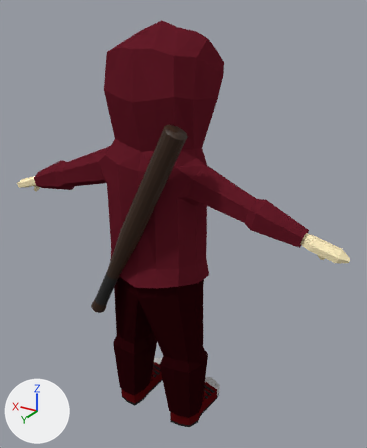
A saved change to the Blender file Characters/Character/Boy_Red.blend.
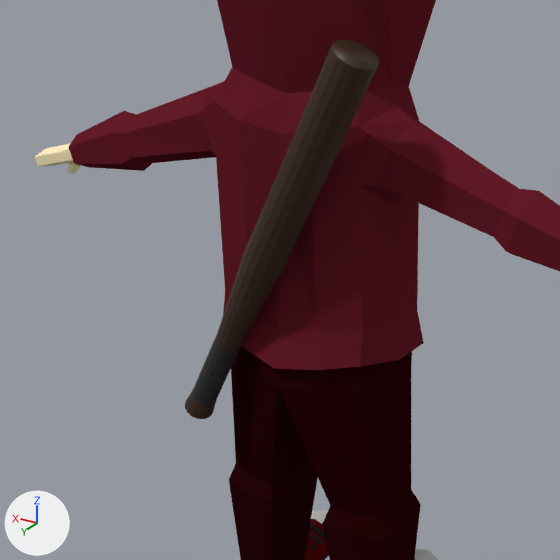
Each version appears first whole from a camera (50 mm lens) standing at (-1.061, 1.632, 1.734) and looking at (-0.063, -0.032, 0.902), and next in a close-up on the part from 0% to 75% of the width and 24% to 85% of the height. Arrows for +X, +Y and +Z are at lower left; the lights stay in place.
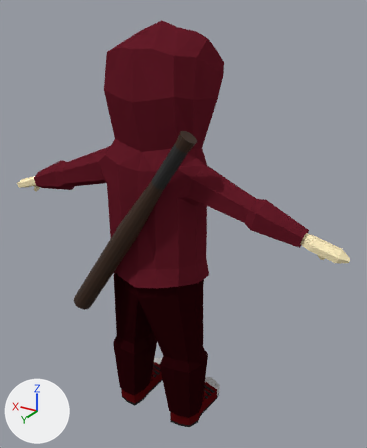
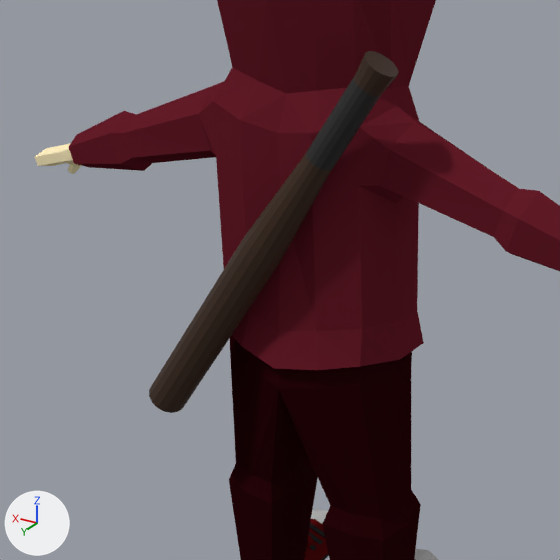
What changed in the scene script:
```text
Change ob_cylinder:
    ob_cylinder.location: (0.11, 0.227, 0.745) -> (-0.111, 0.227, 1.154)
    ob_cylinder.rotation_euler: (0.0669, -0.472, -0.232) -> (3.237, 0.572, -2.896)  # degrees (3.8, -27, -13) -> degrees (185, 33, -166)
```

Location of each change, [x1, y1, x2, y2] in pixels of the close-ups (560 x 560 px):
'Cylinder', moved, turned
    before: [185, 39, 379, 419]
    after: [149, 51, 398, 413]
